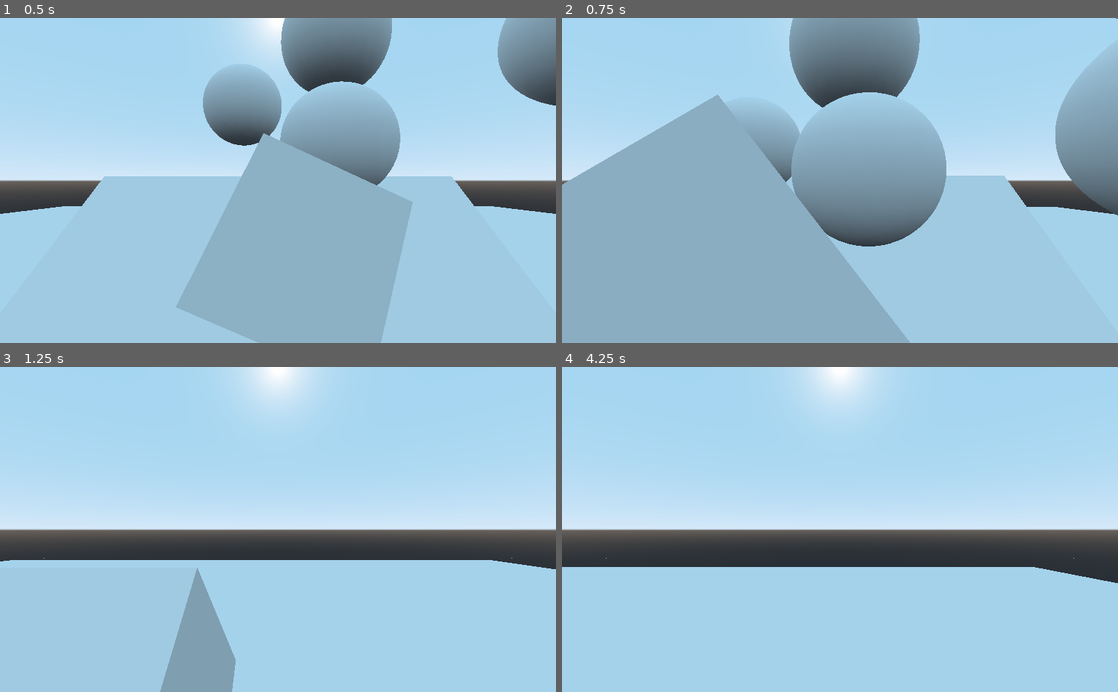
Above: before the commit, frames 1-4 (two rows, left to right).
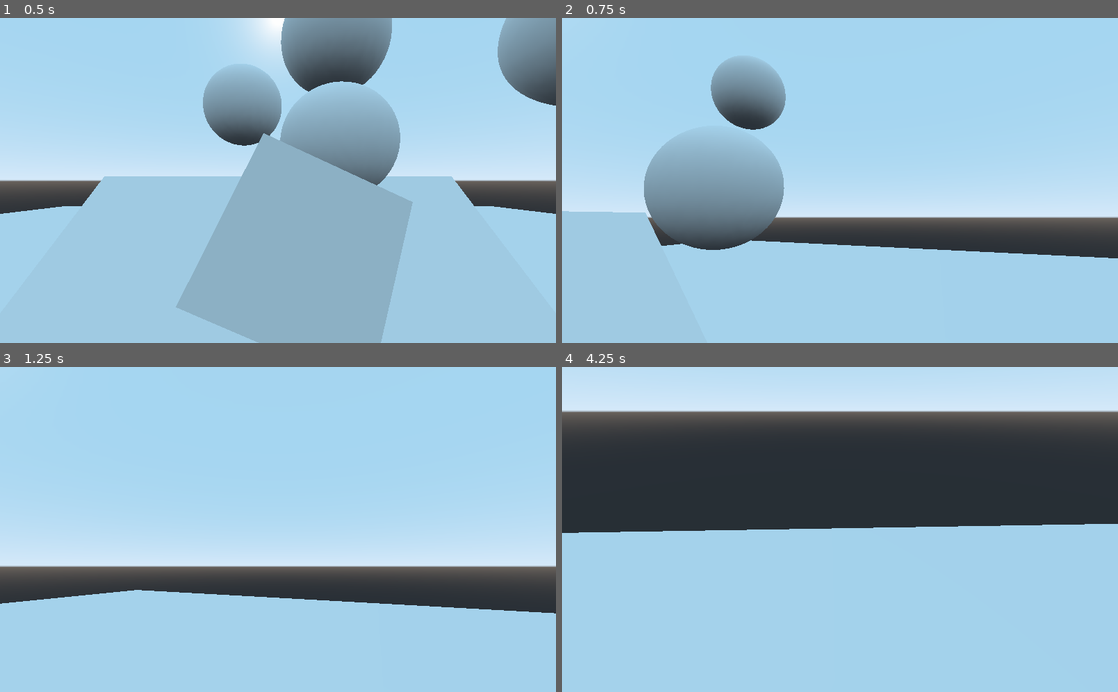
Above: after the commit, the same moments.

Repository: Gamepro5/Gamepro5s_Game
Game: Godot game, scene res://Level.tscn
Two runs of this game, one before a commit and one after it. Both use one fixed random seed, a clock stepped at 60 frames per second and the inputs below. The project has no main scene, so this scene is started directly.
Inputs (mouse positions are in pixels of both pictures, inside the frame that each line leads up to):
- Up to frame 1 (0.5 s): no input
- Up to frame 2 (0.75 s): move the mouse to (962, 164) at 0.52 s; hold D (move_right) from 0.53 s (still down); hold W (move_front) from 0.53 s (still down)
- Up to frame 3 (1.25 s): keep holding D (move_right); keep holding W (move_front)
- Up to frame 4 (4.25 s): move the mouse to (728, 545) at 1.27 s; release D (move_right) at 1.28 s; release W (move_front) at 1.28 s; hold S (move_back) 1.28-2.03 s; tap W (move_front) at 1.35, 2.85 s; move the mouse to (895, 458) at 2.02 s; hold W (move_front) 2.03-2.78 s; hold D (move_right) 2.03-3.53 s; move the mouse to (812, 594) at 2.77 s; move the mouse to (1006, 578) at 3.52 s; hold A (move_left) from 3.53 s (still down); hold W (move_front) from 3.53 s (still down); tap Escape (unlock_cursor, bound only after the commit) at 4.15 s

Frame 1 is identical in both runs. In frame 2, 57% of the frame differs, in the area x 0-100%, y 0-100%; in frame 3, 28%; in frame 4, 58%, in the area x 0-100%, y 0-67%.

Commit message:
Mouse Camera Movement Start

Diff:
--- a/Player.gd
+++ b/Player.gd
@@ -5,10 +5,24 @@
 var maxSpeed = 0.04;
 var acceleration;
 var midAir = false;
+var cursorFocus = true;
+onready var eyes = get_node("Camera");
+var sensitivity = 0.3;
 
 func _ready():
+
 	pass
 
+func _input(event):
+	if event is InputEventMouseMotion:
+		if cursorFocus:
+			Input.set_mouse_mode(Input.MOUSE_MODE_CAPTURED)
+			rotate(Vector3.UP, deg2rad(-event.relative.x * sensitivity));
+			eyes.rotate(Vector3.LEFT, deg2rad(event.relative.y * sensitivity));
+			if get_rotation().x > deg2rad(90): #workn't
+				eyes.rotate(Vector3.LEFT, deg2rad(90))
+			elif get_rotation().x < deg2rad(-90):
+				eyes.rotate(Vector3.LEFT, deg2rad(-90))
 
 func _physics_process(delta):
 
@@ -48,6 +62,10 @@
 	if Input.is_action_pressed("turn_left"):
 		rotate(Vector3.UP, 0.1)
 	move_and_slide(velocity)
+
+	if Input.is_action_pressed("unlock_cursor"):
+		Input.set_mouse_mode(Input.MOUSE_MODE_VISIBLE)
+		cursorFocus = false;
 	#print(velocity)
 
 	pass
--- a/project.godot
+++ b/project.godot
@@ -58,6 +58,11 @@
 "events": [ Object(InputEventKey,"resource_local_to_scene":false,"resource_name":"","device":0,"alt":false,"shift":false,"control":false,"meta":false,"command":false,"pressed":false,"scancode":16777233,"unicode":0,"echo":false,"script":null)
  ]
 }
+unlock_cursor={
+"deadzone": 0.5,
+"events": [ Object(InputEventKey,"resource_local_to_scene":false,"resource_name":"","device":0,"alt":false,"shift":false,"control":false,"meta":false,"command":false,"pressed":false,"scancode":16777217,"unicode":0,"echo":false,"script":null)
+ ]
+}
 
 [rendering]
 
Not shown, added: export_presets.cfg
Not shown, added: debug.log
